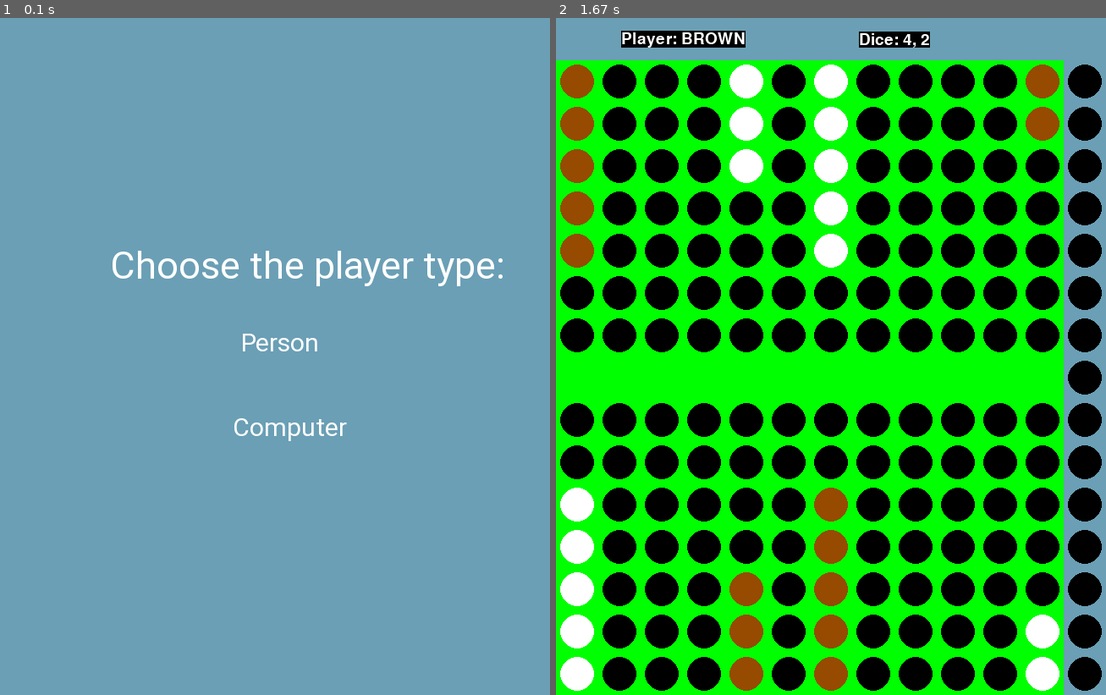
Above: before the commit, frames 1-2 (left to right).
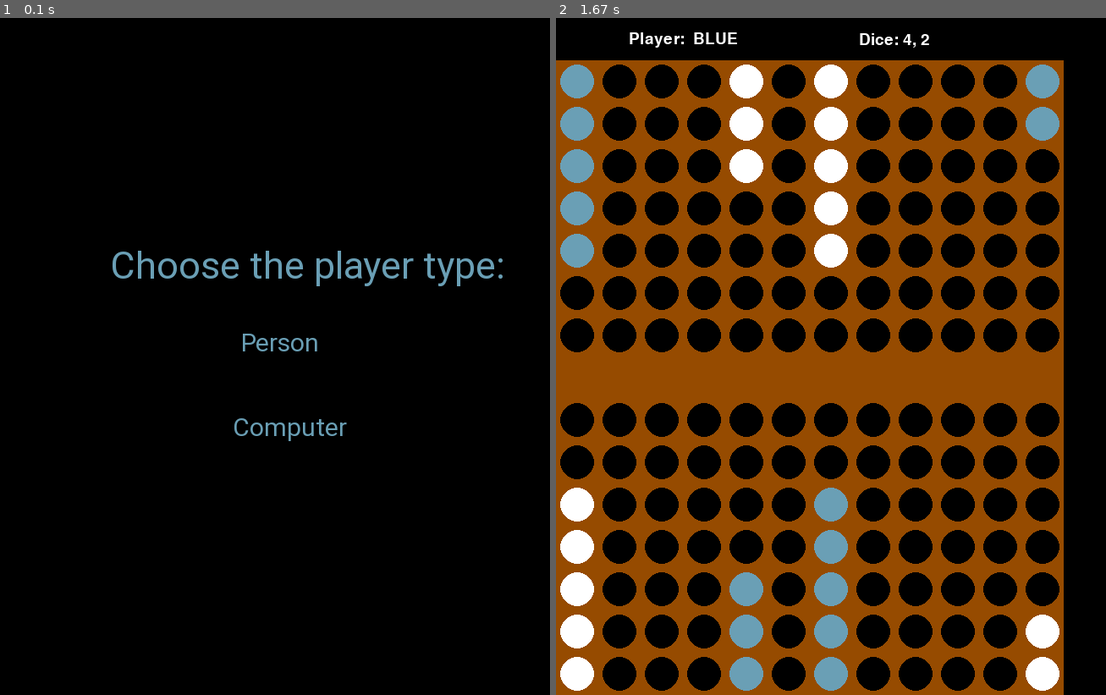
Above: after the commit, the same moments.

Repository: iulifeif/Backgammon-project
Game: pygame game, started from main.py
Two runs of this game, one before a commit and one after it. Both use one fixed random seed, a clock stepped at 60 frames per second and the inputs below.
Inputs (mouse positions are in pixels of both pictures, inside the frame that each line leads up to):
- Up to frame 1 (0.1 s): no input
- Up to frame 2 (1.67 s): click (831, 417) at 0.38 s

The runs differ from the first frame. In frame 1, 100% of the frame differs, in the area x 0-100%, y 0-100%; in frame 2, 60%.

Commit message:
changed colors of the table

Diff:
--- a/main.py
+++ b/main.py
@@ -48,7 +48,7 @@
             while table[col] != 0:
                 if table[col] < 0:
                     # if the piece has negative value, piece is BROWN, because player 0 has BROWN pieces
-                    pygame.draw.circle(self.screen, BROWN,
+                    pygame.draw.circle(self.screen, BLUE,
                                        (int(col * self.squaresize + self.squaresize / 2),
                                         int(line * self.squaresize + self.squaresize + self.squaresize / 2)),
                                        self.radius)
@@ -71,7 +71,7 @@
         # a number that means how many pieces are removed
         # for player 0, number is negative and for player1 the opposite
 
-        color = BROWN if pos == 0 else WHITE
+        color = BLUE if pos == 0 else WHITE
         line = pos
         while out_pieces != 0:
             # if the position is 0 (which means up side), piece is BROWN
@@ -97,20 +97,20 @@
                                self.radius)
 
     def choose_player(self):
-        self.screen.fill(BLUE)
+        self.screen.fill(BLACK)
         pygame.display.update()
         font_title = pygame.font.SysFont("Roboto", 45)
-        text_title = font_title.render("Choose the player type: ", True, WHITE)
+        text_title = font_title.render("Choose the player type: ", True, BLUE)
         self.screen.blit(text_title, (self.width / 5,
                                       self.height / 3))
 
         font_title = pygame.font.SysFont("Roboto", 30)
-        text_title = font_title.render("Person", True, WHITE)
+        text_title = font_title.render("Person", True, BLUE)
         self.screen.blit(text_title, (self.width / 2 - self.squaresize + 10,
                                       self.height / 3 + self.squaresize * 2))
 
         font_title = pygame.font.SysFont("Roboto", 30)
-        text_title = font_title.render("Computer", True, WHITE)
+        text_title = font_title.render("Computer", True, BLUE)
         self.screen.blit(text_title, (self.width / 2 - self.squaresize,
                                       self.height / 3 + self.squaresize * 4))
         pygame.display.update()
@@ -135,7 +135,7 @@
         for index_column in range(self.column_count):
             for index_line in range(self.row_count):
                 pygame.draw.rect(self.screen,
-                                 GREEN,
+                                 BROWN,
                                  (index_column * self.squaresize,
                                   index_line * self.squaresize + self.squaresize,
                                   self.squaresize,
@@ -403,8 +403,8 @@
     interf.draw_board(game.table, game.out_pieces_0, game.out_pieces_1)
     while not game.end_game() and not game_over:
         # add player information on the screen
-        color = "BROWN" if game.player == 0 else "WHITE"
-        text = font.render("Player: {}".format(color), True, WHITE, BLACK)
+        color = " BLUE " if game.player == 0 else " WHITE "
+        text = font.render(" Player: {}".format(color), True, WHITE, BLACK)
         message(interf, game, text, 1)
 
         # roll the dice
